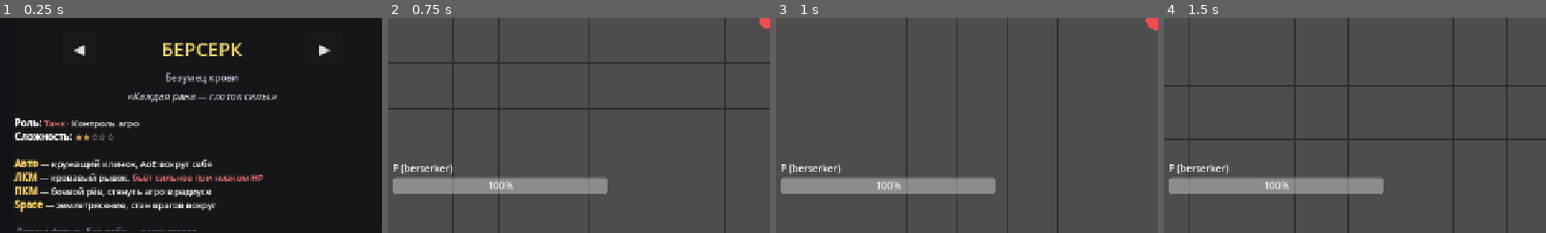
Above: before the commit, frames 1-4 (left to right).
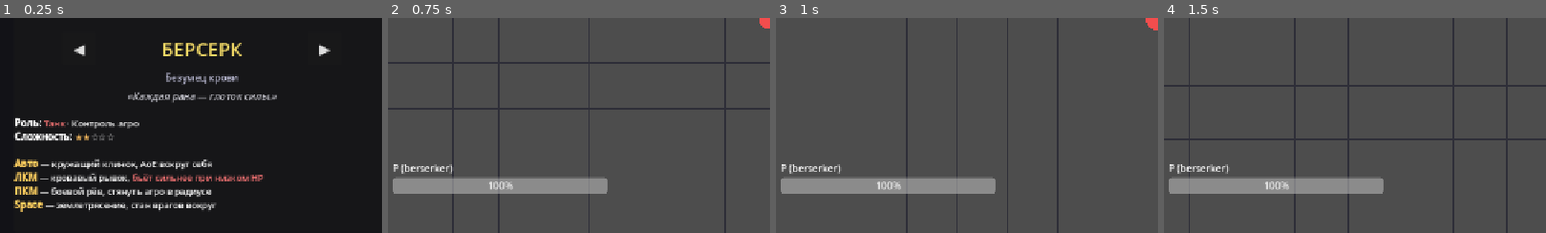
Above: after the commit, the same moments.

Repository: vvbeliaev/67-survivors
Game: Godot game, scene res://scenes/lobby.tscn
Same seed, same stepped clock (60 frames per second), same inputs: the game is played once before the commit and once after it.
Inputs (mouse positions are % of the whole screen's width and height, from its top left):
- Up to frame 1 (0.25 s): no input
- Up to frame 2 (0.75 s): click "Старт раунда" at 0.5 s
- Up to frame 3 (1 s): no input
- Up to frame 4 (1.5 s): tap Enter at 1.25 s; move the mouse to (72, 45) at 1.27 s; press the mouse at (72, 45) at 1.28 s; hold D (move_right) from 1.28 s (still down)
The pictures show only the part of the screen within x 0-50%, y 50-100%; the shares and areas given below are measured in that part.

The runs differ from the first frame. In frame 1, 0.2% of the frame differs, in the area x 4-52%, y 97-100%; in frame 2, nothing differs; in frame 3, nothing differs; in frame 4, nothing differs.

Commit message:
Drop trailing italic flavor line from class descriptions
Co-Authored-By: Claude Opus 4.7 (1M context) <noreply@anthropic.com>

Diff:
--- a/scripts/lobby.gd
+++ b/scripts/lobby.gd
@@ -5,25 +5,25 @@
 		"name": "БЕРСЕРК",
 		"subtitle": "Безумец крови",
 		"sprite": "res://images/berserker.png",
-		"desc": "[center][i][color=#c8c8d0]«Каждая рана — глоток с …(415 unchanged characters)… [/b] — землетрясение, стан врагов вокруг\n\n[i][color=#909098]Держи фронт. Без тебя — рассыпется.[/color][/i]",
+		"desc": "[center][i][color=#c8c8d0]«Каждая рана — глоток с …(415 unchanged characters)… [/b] — землетрясение, стан врагов вокруг",
 	},
 	"mage": {
 		"name": "ВОЛШЕБНИК",
 		"subtitle": "Архимаг разрушения",
 		"sprite": "res://images/wizard.png",
-		"desc": "[center][i][color=#c8c8d0]«Достаточно одной искры …(431 unchanged characters)… 060]Space[/color][/b] — блинк по курсору\n\n[i][color=#909098]Хрупкий. Но никто не чистит толпу быстрее.[/color][/i]",
+		"desc": "[center][i][color=#c8c8d0]«Достаточно одной искры …(431 unchanged characters)… 060]Space[/color][/b] — блинк по курсору",
 	},
 	"bard": {
 		"name": "БАРД",
 		"subtitle": "Голос пати",
 		"sprite": "res://images/bard.png",
-		"desc": "[center][i][color=#c8c8d0]«Без меня вы — мёртвое  …(427 unchanged characters)… уворот с [color=#78f078]i-frames[/color]\n\n[i][color=#909098]Единственный хилер. Умри — умрут все.[/color][/i]",
+		"desc": "[center][i][color=#c8c8d0]«Без меня вы — мёртвое  …(427 unchanged characters)… уворот с [color=#78f078]i-frames[/color]",
 	},
 	"crossbow": {
 		"name": "АРБАЛЕТЧИК",
 		"subtitle": "Тихий охотник",
 		"sprite": "res://images/crossbowman.png",
-		"desc": "[center][i][color=#c8c8d0]«Один выстрел. Одна цел …(430 unchanged characters)… ерекат с [color=#78f078]i-frames[/color]\n\n[i][color=#909098]Элитки и боссы умирают первыми. Если ты успеешь.[/color][/i]",
+		"desc": "[center][i][color=#c8c8d0]«Один выстрел. Одна цел …(430 unchanged characters)… ерекат с [color=#78f078]i-frames[/color]",
 	},
 }
 
